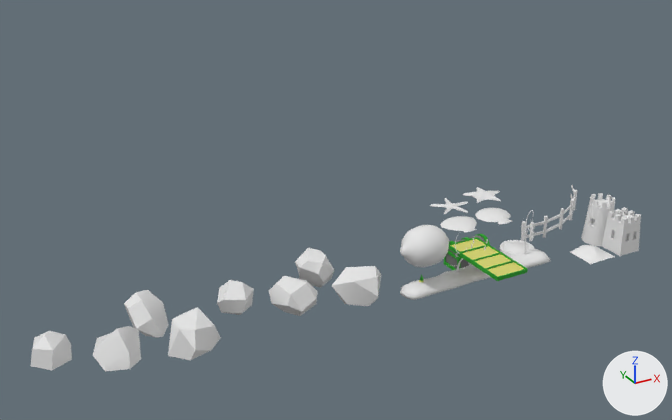
The FBX model Assets/World/objects.fbx as it was, and as the next commit left it.
Camera for both pictures: a camera (50 mm lens) standing at (-30.8, -40.1, 24.3) and looking at (-8.4, 0.5, 4.0). The lights are fixed; the arrows at lower right show +X, +Y and +Z. The first picture is the older version. Where no turn or scale is listed for an object, it has been applied to the vertices.

The first picture shows 'Farm Box', 'Lenom', 'Rock', 'Rock.001', 'Rock.002', 'Rock.003', 'Rock.004', 'Rock.005', 'Rock.006', 'Rock.007', 'Sandcastle', 'Sandcastle.001', 'farm' and 13 more.
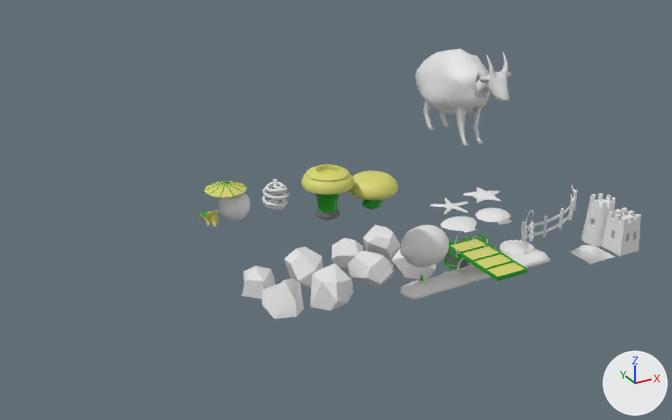
What the commit changed:
Mesh me_cube_024 is new.
It has 324 vertices, 324 faces and spans x -1.06..1.06, y -4.21..2.82, z -2.6..2.77.
Mesh me_sphere is new.
It is a UV sphere (32 segments, 16 rings, poles along z) spanning x -0.736..0.736, y -0.736..0.736, z -0.736..0.736.
Mesh me_cube_025 is new.
It has 269 vertices, 541 faces and spans x -1.65..1.65, y -2.05..2.56, z -1.34..2.32.
Mesh me_circle_005_1 is new.
It has 240 vertices, 242 faces and spans x -1.01..1.01, y -1.06..1.06, z -0.05..1.89.
Faces by material slot: [181, 29, 32].
It uses material mat_grass (green #16a016).
It uses material mat_sand (yellow #d8d66f).
It uses material mat_stone (dark grey #6e6e6e).
Mesh me_cylinder_005_1 is new.
It has 432 vertices, 410 faces and spans x -1.28..1.28, y -1.28..1.28, z -0.97..0.69.
Faces by material slot: [169, 241].
It uses material mat_sand (yellow #d8d66f).
It uses material mat_grass (green #16a016).
Mesh me_cylinder_007_1 is new.
It has 480 vertices, 458 faces and spans x -1.28..1.28, y -1.28..1.28, z -0.98..1.44.
Faces by material slot: [193, 168, 97].
It uses material mat_sand (yellow #d8d66f).
It uses material mat_grass (green #16a016).
It uses material mat_stone (dark grey #6e6e6e).
Mesh me_circle_006_1 is new.
It has 556 vertices, 554 faces and spans x -0.661..0.685, y -0.65..0.68, z -0.614..0.864.
Mesh me_cube_015_1 is new.
It has 403 vertices, 810 faces and spans x -1.65..1.59, y -2.07..2.58, z -1.34..2.01.
Mesh me_cube_023 is new.
It has 110 vertices, 96 faces and spans x -0.29..0.29, y -0.601..0.672, z -0.1..0.612.
Faces by material slot: [90, 6].
It uses material mat_sand (yellow #d8d66f).
It uses material mat_grass (green #16a016).
Object 'Rock.007' (ob_rock_007) moves from (-18.8, 1.49, -0.26) to (-9.23, 2.12, -0.26).
Object 'Rock.001' (ob_rock_001) moves from (-8.34, -1.34, 0.0) to (-3.91, -0.3, 0.0).
Object 'Rock.005' (ob_rock_005) moves from (-24.14, 0.93, -0.26) to (-12.3, 2.47, -0.26).
Object 'Rock.006' (ob_rock_006) moves from (-21.29, -0.9, -0.26) to (-12.09, -0.31, -0.26).
Object 'Rock' (ob_rock) moves from (-14.37, 0.93, 0.0) to (-6.55, 2.58, 0.0).
Object 'Rock.002' (ob_rock_002) moves from (-9.02, 1.49, 0.0) to (-4.06, 2.36, 0.0).
Object 'Rock.003' (ob_rock_003) moves from (-11.52, -0.9, 0.0) to (-6.31, -0.24, 0.0).
Object 'Rock.004' (ob_rock_004) moves from (-18.11, -1.34, -0.26) to (-9.7, -0.4, -0.26).
Object 'goat' (ob_goat) is new; it shows me_cube_024.
Its location is (-1.05, 0.0, 9.76).
Object 'Sphere' (ob_sphere) is new; it shows me_sphere.
Its location is (-15.68, -2.84, 7.11).
Object 'goat_wool_highres' (ob_goat_wool_highres) is new; it shows me_cube_025.
Its location is (-1.05, 0.0, 9.76).
Object 'fox_umbrella' (ob_fox_umbrella) is new; it shows me_circle_005_1.
Its location is (-16.09, -2.84, 6.53).
Object 'Sproingle' (ob_sproingle) is new; it shows me_cylinder_005_1.
Its location is (-8.48, -3.31, 6.69).
Object 'Goosher' (ob_goosher) is new; it shows me_cylinder_007_1.
Its location is (-11.01, -3.31, 6.73).
Object 'Springberry' (ob_springberry) is new; it shows me_circle_006_1.
Its location is (-13.57, -2.84, 7.11).
Object 'goat_wool_lowres' (ob_goat_wool_lowres) is new; it shows me_cube_015_1.
Its location is (-1.05, 0.0, 9.76).
Object 'fox_seat' (ob_fox_seat) is new; it shows me_cube_023.
Its location is (-16.94, -2.84, 6.6).

Where the change shows, as pixel boxes [x1, y1, x2, y2] in the pictures (672 x 420 px):
'Rock.004', moved
    before: [168, 307, 221, 360]
    after: [310, 263, 354, 311]
'Rock.006', moved
    before: [93, 326, 141, 372]
    after: [262, 278, 304, 319]
'Rock.003', moved
    before: [269, 276, 318, 316]
    after: [347, 250, 393, 289]
'Rock.007', moved
    before: [124, 290, 168, 337]
    after: [284, 247, 323, 289]
'Rock.001', moved
    before: [332, 266, 381, 306]
    after: [391, 249, 436, 279]
'goat_wool_highres', added
    after: [416, 49, 490, 115]
'Rock.005', moved
    before: [30, 331, 72, 370]
    after: [242, 266, 275, 299]
'Rock.002', moved
    before: [295, 248, 334, 288]
    after: [363, 225, 401, 261]
'Goosher', added
    after: [301, 164, 354, 220]
'Rock', moved
    before: [217, 280, 254, 315]
    after: [332, 238, 363, 270]
'goat', added
    after: [423, 52, 512, 147]
'goat_wool_lowres', added
    after: [415, 54, 490, 114]
'Sproingle', added
    after: [348, 171, 398, 209]
'Sphere', added
    after: [219, 193, 250, 220]
'Springberry', added
    after: [262, 179, 290, 210]
'fox_umbrella', added
    after: [202, 181, 249, 219]
'fox_seat', added
    after: [199, 210, 219, 227]
